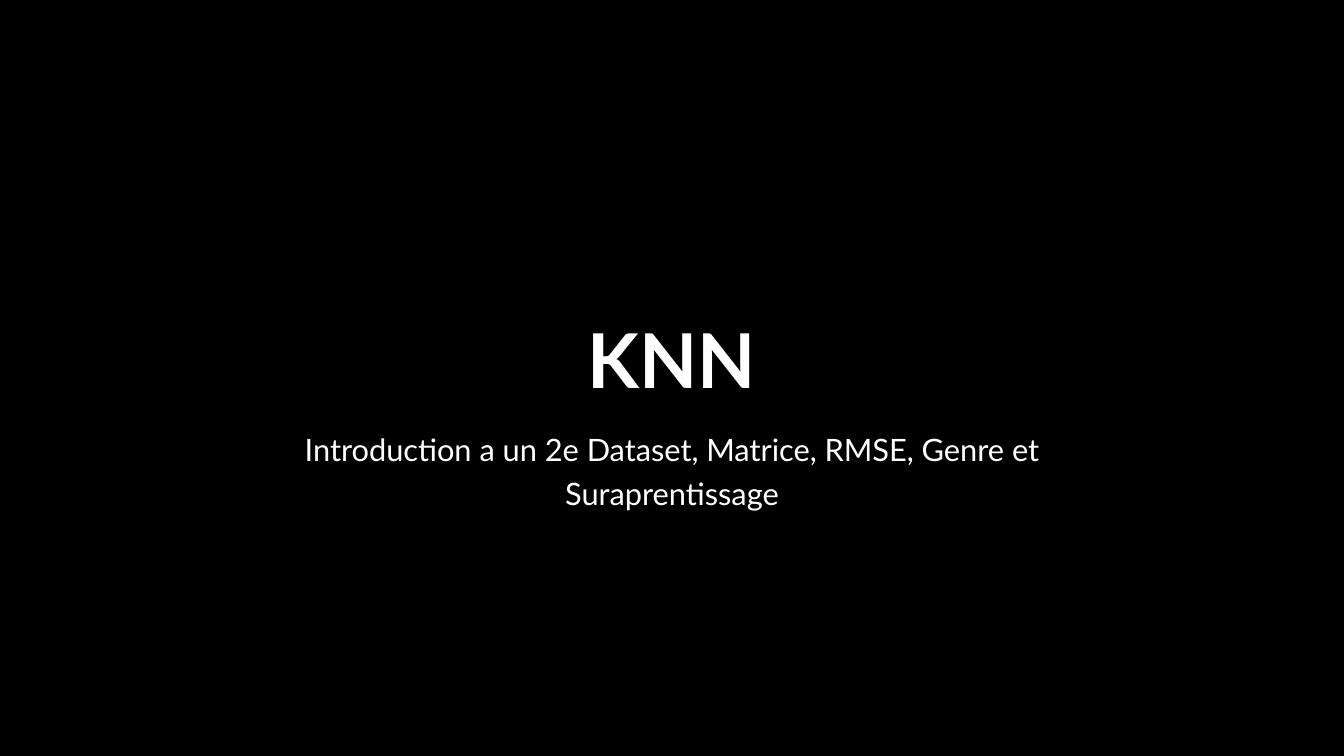
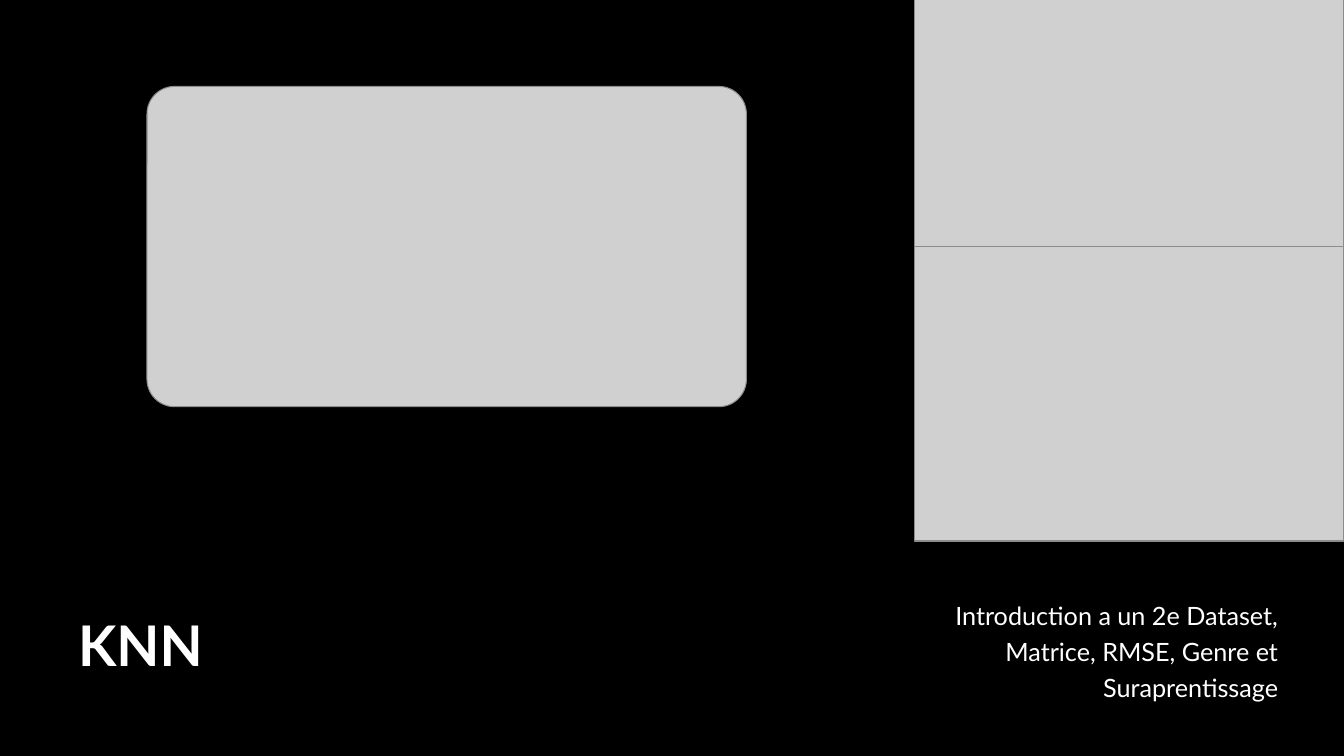
Before and after one commit to seguinx/Movie-Recommendation-System, a slide deck: slide 3 of RecFilmsUA3.pptx. Drawn at 1344x756 pixels with LibreOffice and Linux fonts; fonts in the diff are those of the drawing; grey boxes stand for pictures; background and template pictures are left out. Boxes give left, top, right and bottom in pixels: in the first picture for what was removed or moved away, otherwise in the second. Text is boxed around its words. In the diff, an @@ line names an element or a change of style, - is before the commit and + after.

```diff
--- a/RecFilmsUA3.pptx
+++ b/RecFilmsUA3.pptx
@@ picture added at bbox=[914, 0, 1344, 247] @@
@@ picture added at bbox=[147, 87, 747, 407] @@
@@ picture added at bbox=[914, 247, 1344, 541] @@
@@ rectangle added at bbox=[0, 541, 1344, 756], fill #000000 at 60% opacity @@
@@ title "KNN": place and size @@
-title "KNN" at bbox=[588, 333, 756, 388]
+title "KNN" at bbox=[78, 625, 203, 666]
@@ title "KNN" at bbox=[78, 625, 203, 666]: size 54 to 40 pt; alignment centre to left; vertical alignment bottom to middle @@
@@ subtitle "Introduction a un 2e Dataset, ...": place and size @@
-subtitle "Introduction a un 2e Dataset, ..." at bbox=[305, 438, 1039, 511]
+subtitle "Introduction a un 2e Dataset, ..." at bbox=[955, 606, 1278, 702]
@@ subtitle "Introduction a un 2e Dataset, ..." at bbox=[955, 606, 1278, 702]: size 22 to 18 pt; alignment centre to right; vertical alignment top to middle @@
```
Also in this commit, not shown: 1 other slide changed, 7 other files.
